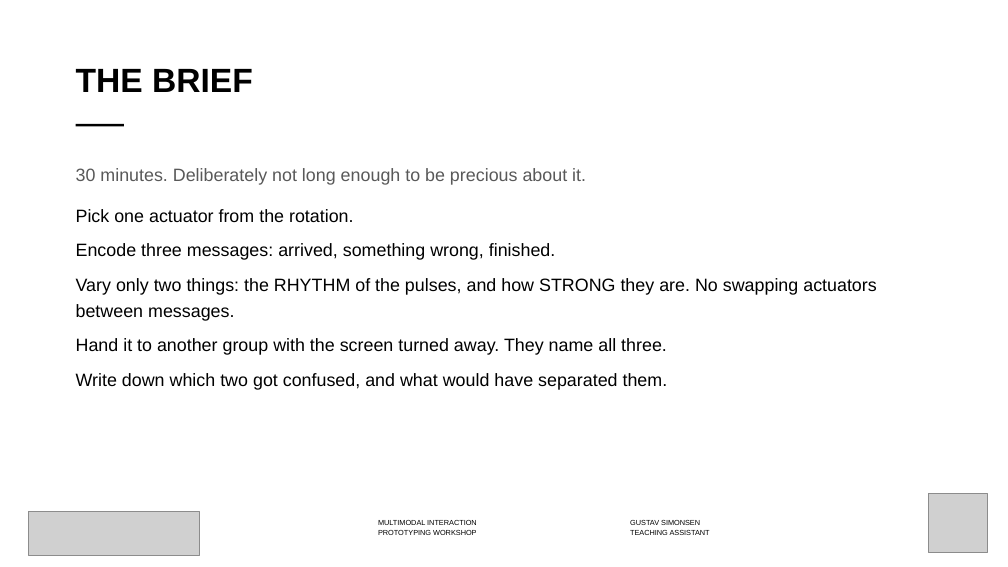
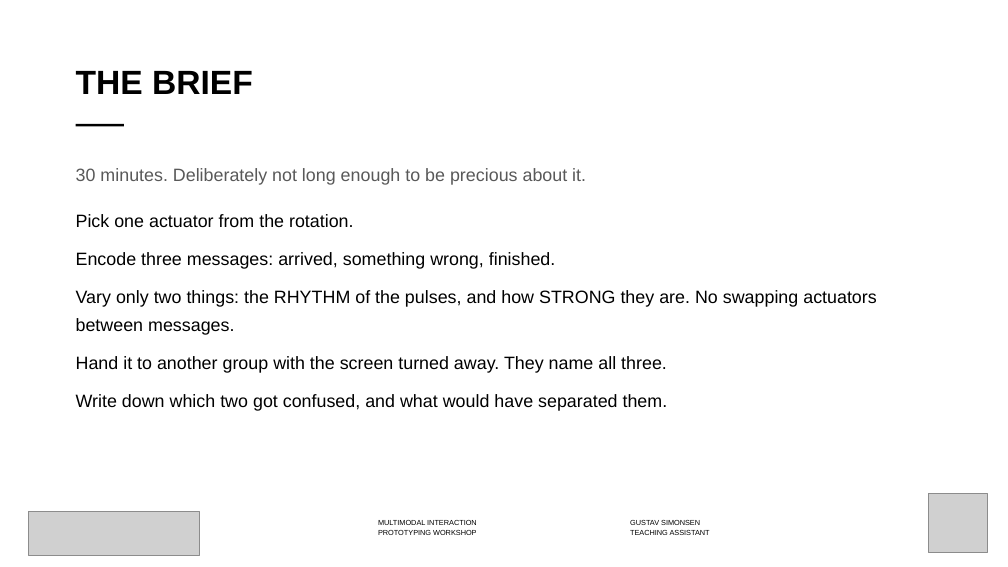
Before and after one commit to labtools-au/multimodal-actuator-workshop, a slide deck: slide 17 of docs/multimodal-actuator-workshop.pptx. Drawn at 1008x567 pixels with LibreOffice and Linux fonts; fonts in the diff are those of the drawing; grey boxes stand for pictures; background and template pictures are left out. Boxes give left, top, right and bottom in pixels: in the first picture for what was removed or moved away, otherwise in the second. Text is boxed around its words. In the diff, an @@ line names an element or a change of style, - is before the commit and + after.

```diff
--- a/docs/multimodal-actuator-workshop.pptx
+++ b/docs/multimodal-actuator-workshop.pptx
@@ title "THE BRIEF" at <box>76,71,253,94</box>: line spacing 0.98 to 1 @@
@@ text at <box>76,168,586,185</box>: paragraph added @@
+30 minutes. Deliberately not long enough to be precious about it.
@@ text "30 minutes. Deliberately not long ...": place and size @@
-text "30 minutes. Deliberately not long ..." at <box>76,209,876,390</box>
+text "30 minutes. Deliberately not long ..." at <box>76,168,876,411</box>
@@ text removed at <box>76,168,586,185</box> @@
-30 minutes. Deliberately not long enough to be precious about it.
@@ text at <box>76,214,876,411</box>: line spacing 1.25 to 1.28; more space between paragraphs @@
```
Also in this commit, not shown: 18 other slides changed, 6 other files.
